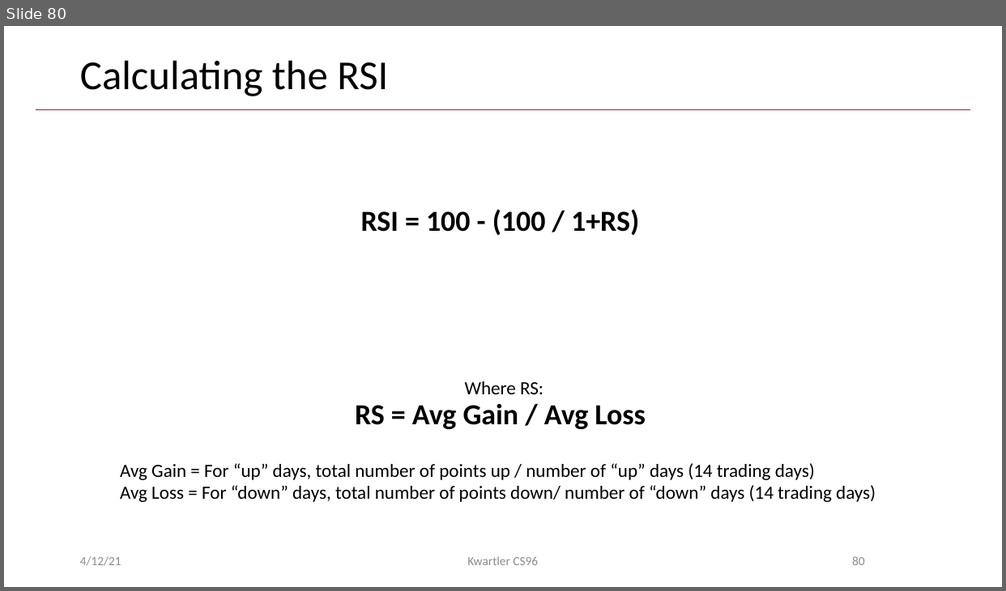
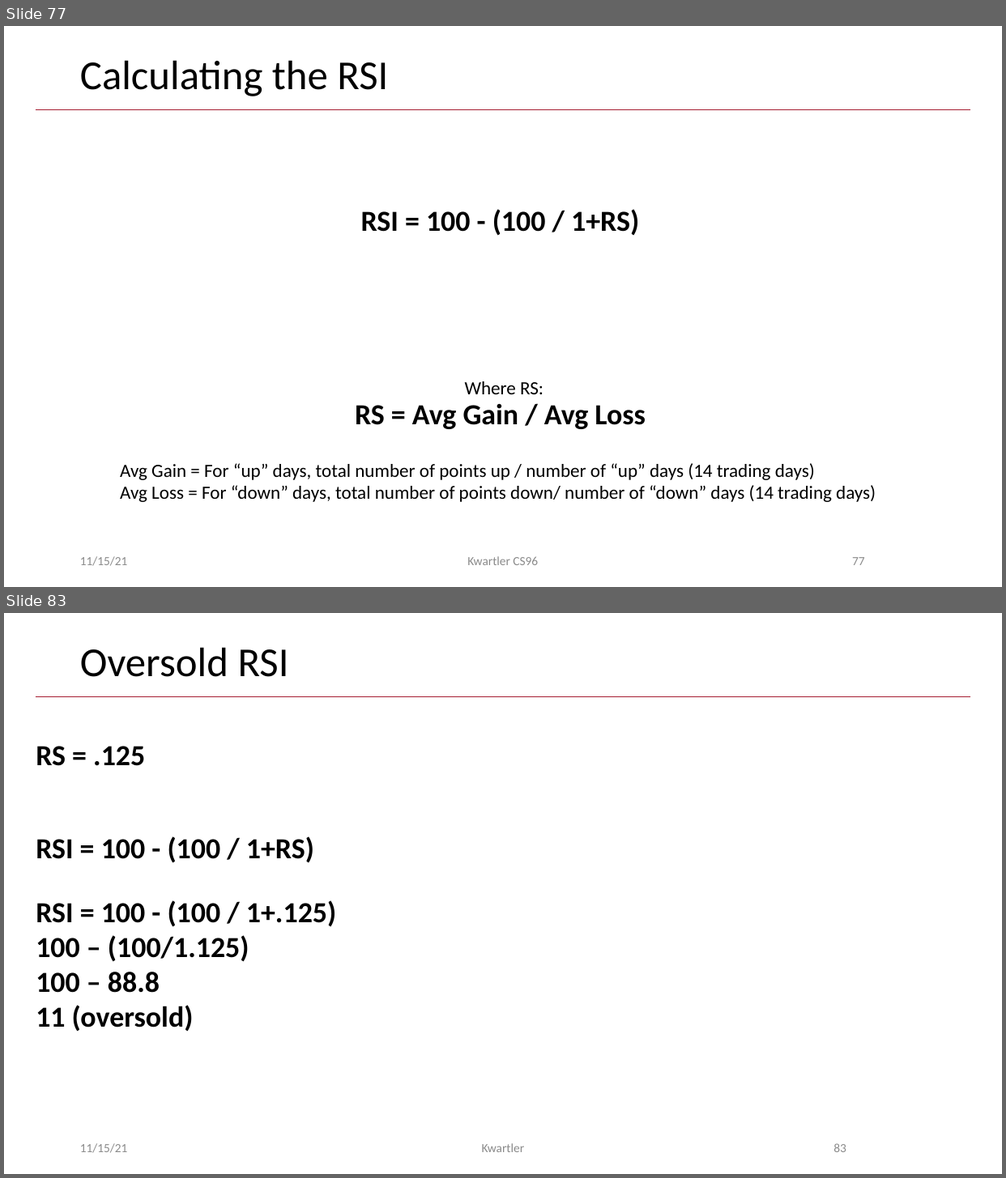
Before and after one commit to kwartler/Harvard_DataMining_Business_Student, a slide deck: Lessons/J_Equities/EquityTrading.pptx. Shown one above the other, each under a label of ours: slide 80 before the commit, slides 77 and 83 after it; the slides between them are not shown. The pictures are 1006x591 and 1006x1178 pixels, drawn with LibreOffice and Linux fonts; fonts in the diff are those of the drawing; background and template pictures are left out. Boxes give left, top, right and bottom in pixels: in the first picture for what was removed or moved away, otherwise in the second. Text is boxed around its words. In the diff, an @@ line names an element or a change of style, - is before the commit and + after.

```diff
--- a/Lessons/J_Equities/EquityTrading.pptx
+++ b/Lessons/J_Equities/EquityTrading.pptx
@@ slide 83 added at box(4, 613, 1002, 1174), background #FFFFFF; not listed: 1 template element that a slide beside it also shows @@
@@ title added at box(80, 647, 289, 677), 39.6 pt, text #000000 @@
+Oversold RSI
@@ text added at box(36, 746, 145, 766), 28 pt, text #000000, bold @@
+RS = .125
@@ text added at box(36, 837, 314, 863), 28 pt, text #000000, bold @@
+RSI = 100 - (100 / 1+RS)
@@ text added at box(36, 901, 336, 1032), 28 pt, text #000000, bold @@
+RSI = 100 - (100 / 1+.125)
+100 – (100/1.125)
+100 – 88.8
+11 (oversold)
@@ text added at box(80, 1144, 128, 1153), 12 pt, text #8C8C8C @@
+11/15/21
@@ text added at box(482, 1144, 524, 1152), 12 pt, text #8C8C8C @@
+Kwartler
@@ page number added at box(833, 1144, 846, 1152), 12 pt, text #8C8C8C @@
+83
@@ what was slide 80 is now slide 77 @@
@@ slide 77 changed as well @@
@@ text at box(80, 557, 128, 566): text changed @@
-4/12/21
+11/15/21
@@ page number at box(852, 557, 865, 565): text changed @@
-80
+77
```
Also in this commit, not shown: 75 other slides changed, 5 other slides added, 3 slides removed, 4 other files.
